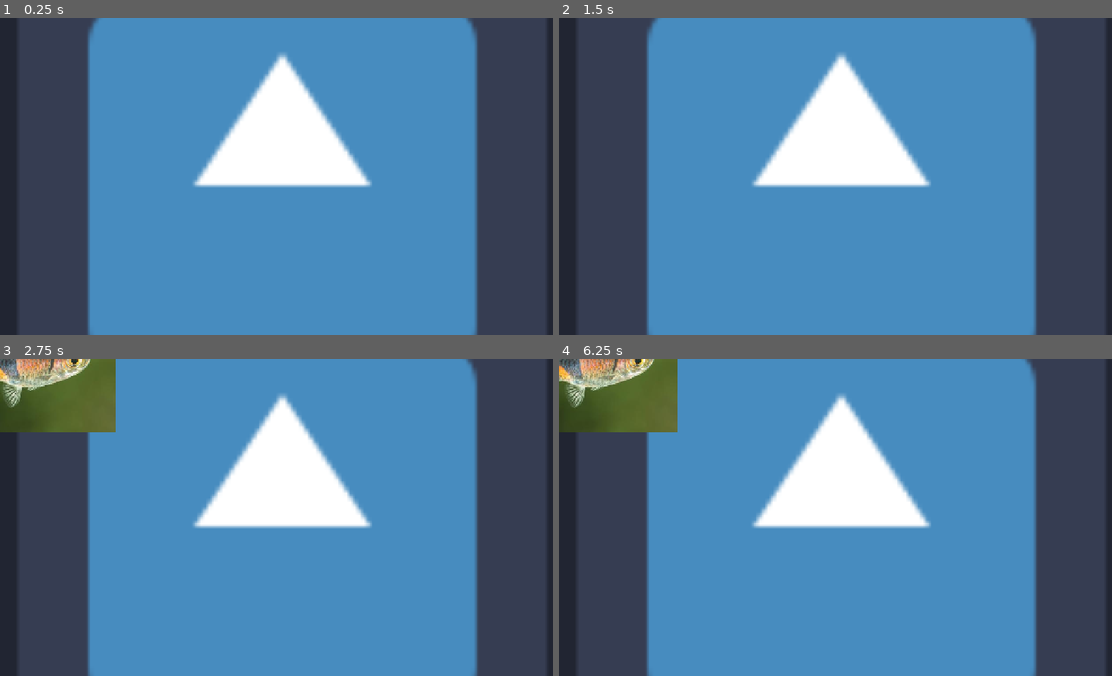
Above: before the commit, frames 1-4 (two rows, left to right).
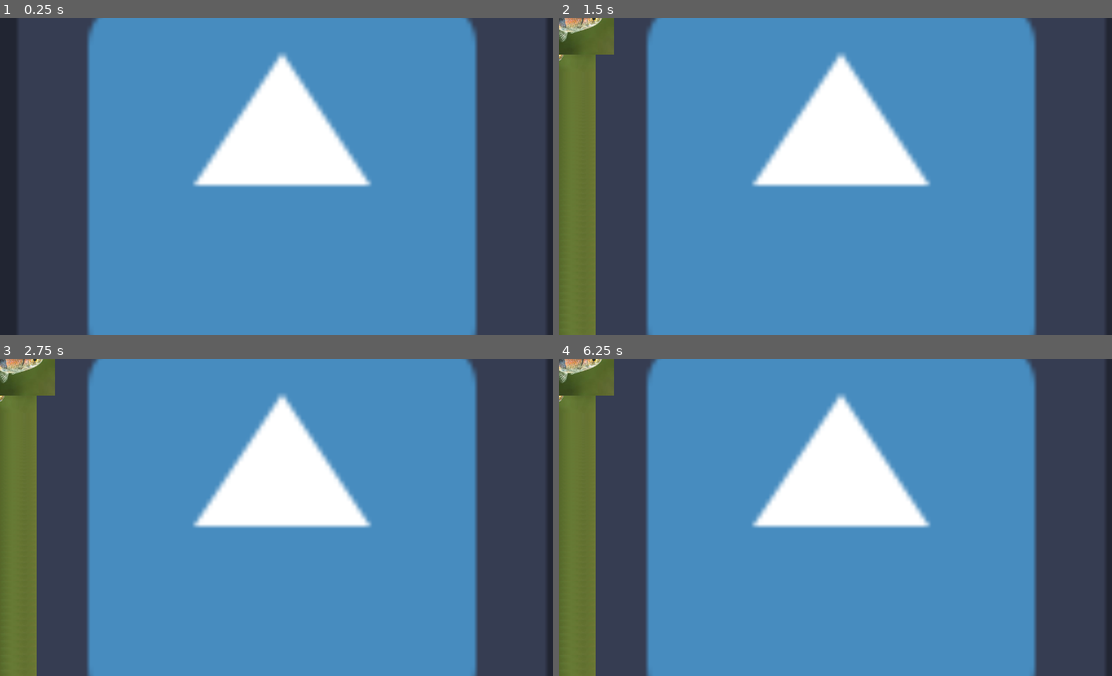
Above: after the commit, the same moments.

Repository: lolyay270/Mobile-Dev-Small
Game: Godot game, scene res://scenes/game.tscn
Same seed, same stepped clock (60 frames per second), same inputs: the game is played once before the commit and once after it. This scene is started directly instead of the project's main scene. The engine's default icon, where the game draws it, is replaced by a stand-in: a white triangle on a blue panel in a dark square.
Inputs:
- Up to frame 1 (0.25 s): no input
- Up to frame 2 (1.5 s): no input
- Up to frame 3 (2.75 s): tap Enter at 2 s
- Up to frame 4 (6.25 s): tap Space at 3.5, 5 s; tap Enter at 4.25, 5.75 s

The runs differ from the first frame. In frame 1, 0.2% of the frame differs, in the area x 35-67%, y 12-54%; in frame 2, 7.2%; in frame 3, 9.9%; in frame 4, 10%, in the area x 0-67%, y 0-100%.
Error after the commit: Invalid type in function 'randf_range' in base 'RandomNumberGenerator'. Cannot convert argument 1 from Vector2 to float. (res://scripts/spawner.gd:47)

Commit message:
feat(fish): fish get velocity, trying dif spawn pos

Diff:
--- a/objects/fish.tscn
+++ b/objects/fish.tscn
@@ -1,8 +1,17 @@
-[gd_scene load_steps=2 format=3 uid="uid://bsw0xxj4d5f00"]
+[gd_scene load_steps=4 format=3 uid="uid://bsw0xxj4d5f00"]
 
 [ext_resource type="Texture2D" uid="uid://dlwxtr2ykoync" path="res://assets/Harlequin Rasbora (Trigonostigma heteromorpha) - Dan's Fish.png" id="1_5c8yu"]
+[ext_resource type="Script" uid="uid://ba3uany53ndkk" path="res://scripts/fish.gd" id="1_mmmkr"]
 
-[node name="Fish" type="Node2D"]
+[sub_resource type="RectangleShape2D" id="RectangleShape2D_mmmkr"]
+
+[node name="RigidBody2D" type="RigidBody2D"]
+script = ExtResource("1_mmmkr")
+
+[node name="CollisionShape2D" type="CollisionShape2D" parent="."]
+shape = SubResource("RectangleShape2D_mmmkr")
+disabled = true
 
 [node name="Sprite2D" type="Sprite2D" parent="."]
+scale = Vector2(0.5, 0.5)
 texture = ExtResource("1_5c8yu")
--- a/project.godot
+++ b/project.godot
@@ -19,7 +19,6 @@
 
 window/size/viewport_width=1280
 window/size/viewport_height=720
-window/stretch/mode="canvas_items"
 window/stretch/aspect="expand"
 
 [dotnet]
--- a/scenes/game.tscn
+++ b/scenes/game.tscn
@@ -30,4 +30,3 @@
 [node name="background" type="TextureRect" parent="AspectRatioContainer"]
 layout_mode = 2
 texture = ExtResource("1_5khgj")
-stretch_mode = 6
--- /dev/null
+++ b/scripts/fish.gd
@@ -0,0 +1,18 @@
+extends RigidBody2D
+
+@export var spawnLeft: bool # fish spawns on left half to jump to the right
+@export var horDistance: float
+@export var vertDistance: float
+
+func _ready() -> void:
+	if (!spawnLeft):
+		horDistance *= -1
+	apply_central_impulse(Vector2(horDistance,vertDistance * -1))
+
+func _process(delta: float) -> void:
+	pass
+	# rotate based on screen position - set_angular_velicity(speed: float)
+	#
+
+func _physics_process(delta: float) -> void:
+	look_at(linear_velocity + position)
--- a/scripts/spawner.gd
+++ b/scripts/spawner.gd
@@ -1,13 +1,20 @@
 extends Node
+
+@onready var viewportSize = get_viewport().size
 
 @onready var gameManager = $".."
 @onready var fish1: PackedScene = preload("res://objects/fish.tscn")
 
-const minTime: float = 2
-const maxTime: float = 5
+const minTime: float = .1
+const maxTime: float = 1
+
+const sideRatio: float = 0.5 # 50% left side spawns, 50% right
+const spawnZonePadding: float = 0.05 # percent of screen around each spawn zone that cannot be spawned in
+const ySpawnPos: float = 0 # spawn location of fish below the screen
 
 var delay: float;
 var lastSpawn: float = 0
+
 
 # Called when the node enters the scene tree for the first time.
 func _ready() -> void:
@@ -16,13 +23,29 @@
 
 # Called every frame. 'delta' is the elapsed time since the previous frame.
 func _process(delta: float) -> void:
-	print("runTime: ", gameManager.runTime, "   lastSpawn: ", lastSpawn, "   delay: ", delay)
+	viewportSize = Vector2(get_viewport().size)
+	#print("runTime: ", gameManager.runTime, "   lastSpawn: ", lastSpawn, "   delay: ", delay)
 	if (lastSpawn + delay <= gameManager.runTime):
+		#spawn object
+		var instance = fish1.instantiate()
+		add_child(instance)
 
-		#spawn object
-		var instance: Node2D = fish1.instantiate()
-		add_child(instance)
-		instance.transform.origin.x += get_child_count() * 10
+		#left half or right spawn?
+		var side = randf()
+		var posMin
+		var posMax
+
+		if (side < sideRatio):
+			instance.spawnLeft = true;
+			posMin = viewportSize * spawnZonePadding
+			posMax = (viewportSize / 2) - posMin
+		else:
+			instance.spawnLeft = false;
+			# posMin =
+			# posMax =
+
+		var xPos = randf_range(posMin, posMax)
+		instance.transform.origin = Vector2(xPos, ySpawnPos)
 
 		# reset timer vars
 		lastSpawn = gameManager.runTime
Not shown, added: scripts/fish.gd.uid
